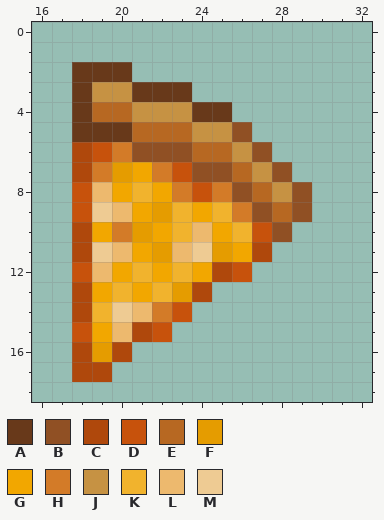
Pixel-art sprite, stored at Assets/Sprites/OneSixthPizzaSlice.png. Above: the version before the commit.
The file is 36x36 pixels. Colours within 5 levels of each other are drawn and written as one. Shown: x 16..32, y 0..18.
Palette (. is transparent): A #68391a  B #905024  C #af480c  D #c7520c  E #b76822  F #e59c00  G #f2a700  H #d37b28  J #c69243  K #f1b32d  L #edb96e  M #eecb93
Pixels before, first column x 18:
 2 AAA.........
 3 AJJAAA......
 4 AEEJJJAA....
 5 AAAEEEJJB...
 6 CDHBBBEEJB..
 7 CHFGHDBBEJB.
 8 DLGKGHDHBEJB
 9 DMLGFKGKHBEB
10 CGHFGKLGKDB.
11 CMLGFLMFGC..
12 DLGKGKGCD...
13 CGKGKFC.....
14 CKMLHD......
15 DGLCD.......
16 CFC.........
17 CC..........
New version:
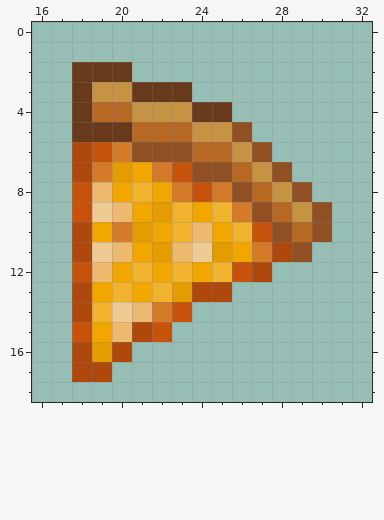
What changed:
There is now colour B in rows 9 to 10 at x 30; in row 11 at x 29.
There is now colour C in row 11 at x 28; in row 12 at x 27; in row 13 at x 25.
There is now colour E in row 10 at x 29.
The edit turns colour C into colour H in row 11 at x 27.
The edit turns colour B into colour J in row 9 at x 29.
The edit turns colour C into colour K in row 12 at x 25.
Boxes around the changes in both pictures, in picture pixels (x1, y1, x2, y2):
changed: (212, 202, 332, 302)
